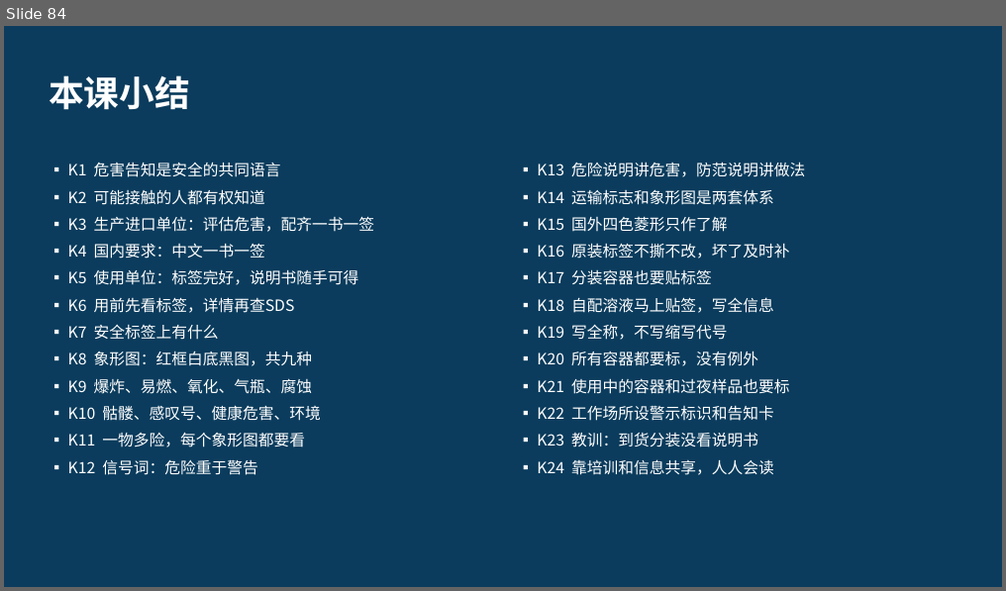
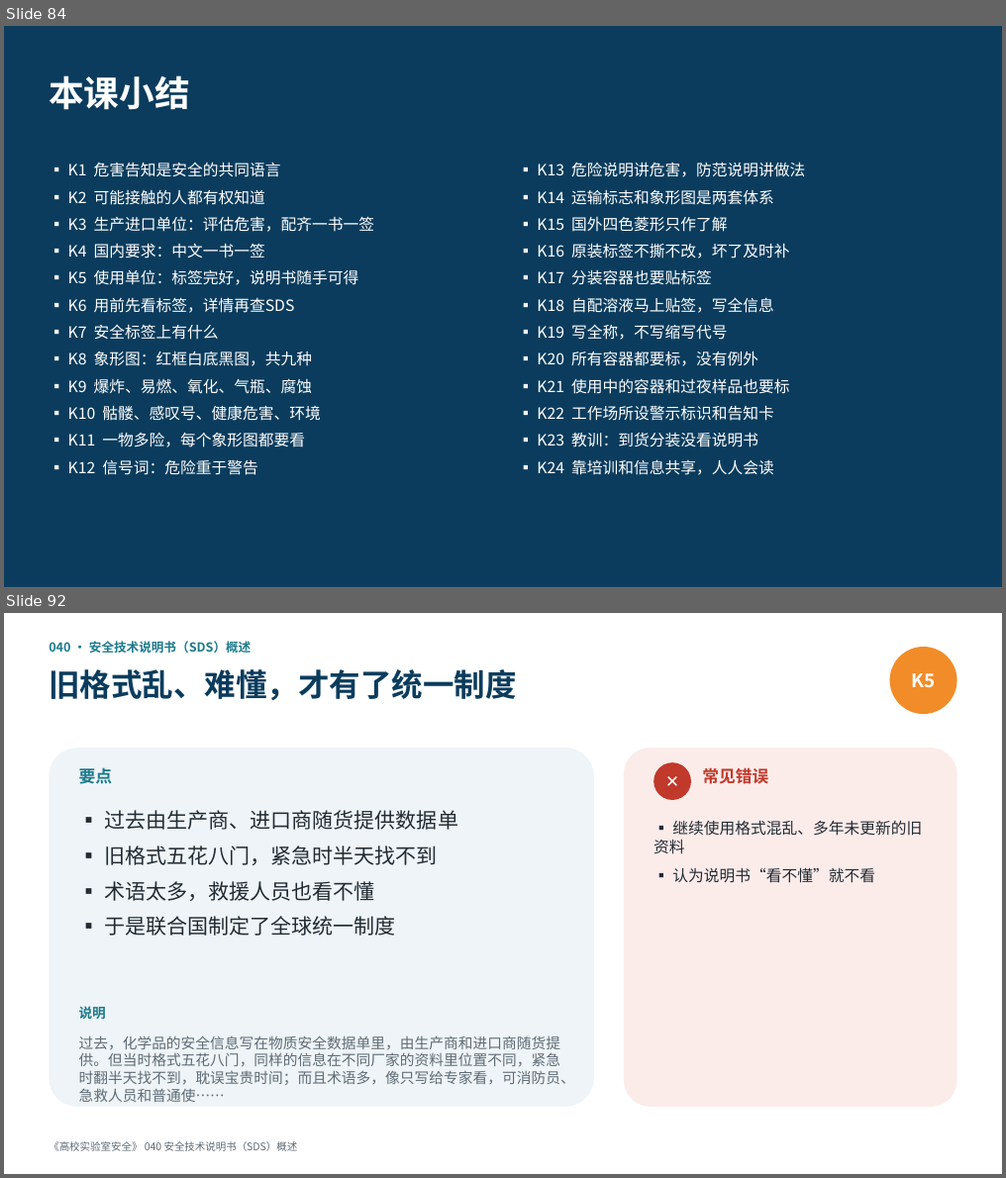
Before and after one commit to hanrongwx-max/videoyoutubo, a slide deck: course/高校实验室安全/课件/第5章_化学品安全.pptx. Shown one above the other, each under a label of ours: slide 84 before the commit, slides 84 and 92 after it; the slides between them are not shown. The pictures are 1006x591 and 1006x1178 pixels, drawn with LibreOffice and Linux fonts; fonts in the diff are those of the drawing. Boxes give left, top, right and bottom in pixels: in the first picture for what was removed or moved away, otherwise in the second. Text is boxed around its words. In the diff, an @@ line names an element or a change of style, - is before the commit and + after.

```diff
--- a/course/高校实验室安全/课件/第5章_化学品安全.pptx
+++ b/course/高校实验室安全/课件/第5章_化学品安全.pptx
@@ slide 92 added at box(4, 613, 1002, 1174), background #FFFFFF @@
@@ text added at box(49, 641, 251, 653), 12 pt, text #1D7A8C, bold @@
+040 · 安全技术说明书（SDS）概述
@@ text added at box(49, 669, 516, 700), 30 pt, text #0B3C5D, bold @@
+旧格式乱、难懂，才有了统一制度
@@ ellipse added at box(890, 647, 957, 714), fill #F28C28, 18 pt, text #FFFFFF, bold @@
+K5
@@ rounded rectangle added at box(49, 748, 594, 1107), fill #EEF4F7 @@
@@ rounded rectangle added at box(624, 748, 957, 1107), fill #FBECEA @@
@@ text added at box(79, 768, 113, 784), 16 pt, text #1D7A8C, bold @@
+要点
@@ ellipse added at box(653, 762, 691, 800), fill #C0392B, 16 pt, text #FFFFFF, bold @@
+✕
@@ text added at box(702, 768, 768, 784), 16 pt, text #C0392B, bold @@
+常见错误
@@ text added at box(104, 810, 458, 936), 20 pt, text #222B33 @@
+▪ 过去由生产商、进口商随货提供数据单
+▪ 旧格式五花八门，紧急时半天找不到
+▪ 术语太多，救援人员也看不懂
+▪ 于是联合国制定了全球统一制度
@@ text added at box(653, 820, 922, 883), 15 pt, text #222B33 @@
+▪ 继续使用格式混乱、多年未更新的旧资料
+▪ 认为说明书“看不懂”就不看
@@ text added at box(79, 1007, 106, 1019), 13 pt, text #1D7A8C, bold @@
+说明
@@ text added at box(79, 1036, 575, 1085), 14 pt, text #5F6B75 @@
+过去，化学品的安全信息写在物质安全数据单里，由生产商和进口商随货提供。但当时格式五花八门，同样的信息在不同厂家的资料里位置不同，紧急时翻半天找不到，耽误宝贵时间；而且术语多，像只写给专家看，可消防员、急救人员和普通使……
@@ text added at box(49, 1142, 298, 1152), 10 pt, text #5F6B75 @@
+《高校实验室安全》 040 安全技术说明书（SDS）概述
```
Also in this commit, not shown: 29 other slides added, 2 other files.
